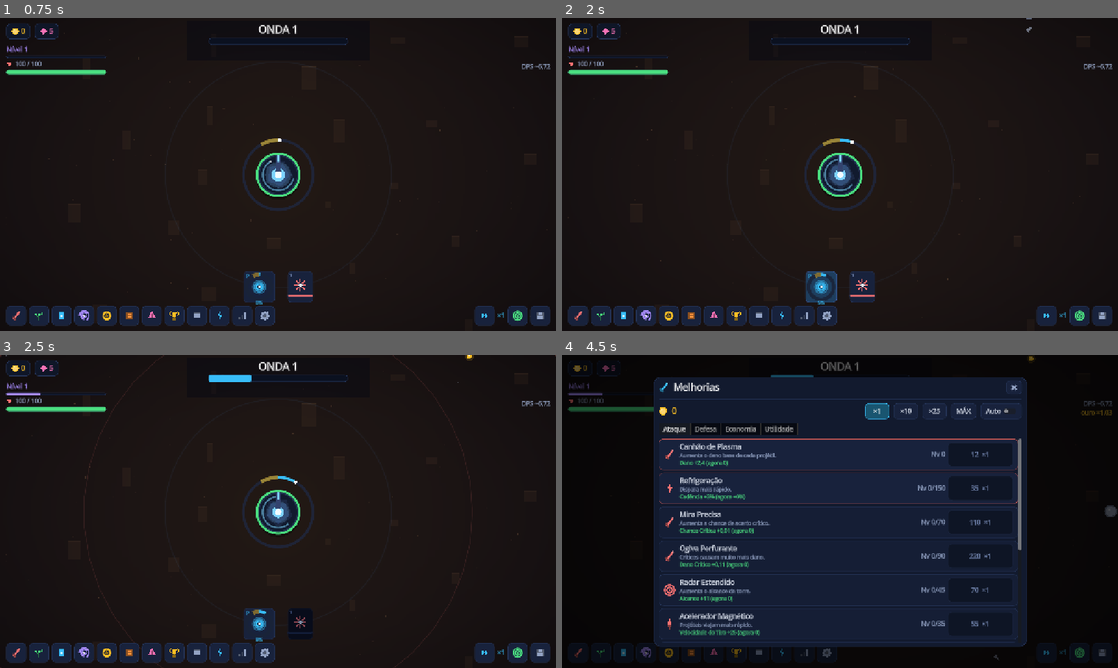
Above: before the commit, frames 1-4 (two rows, left to right).
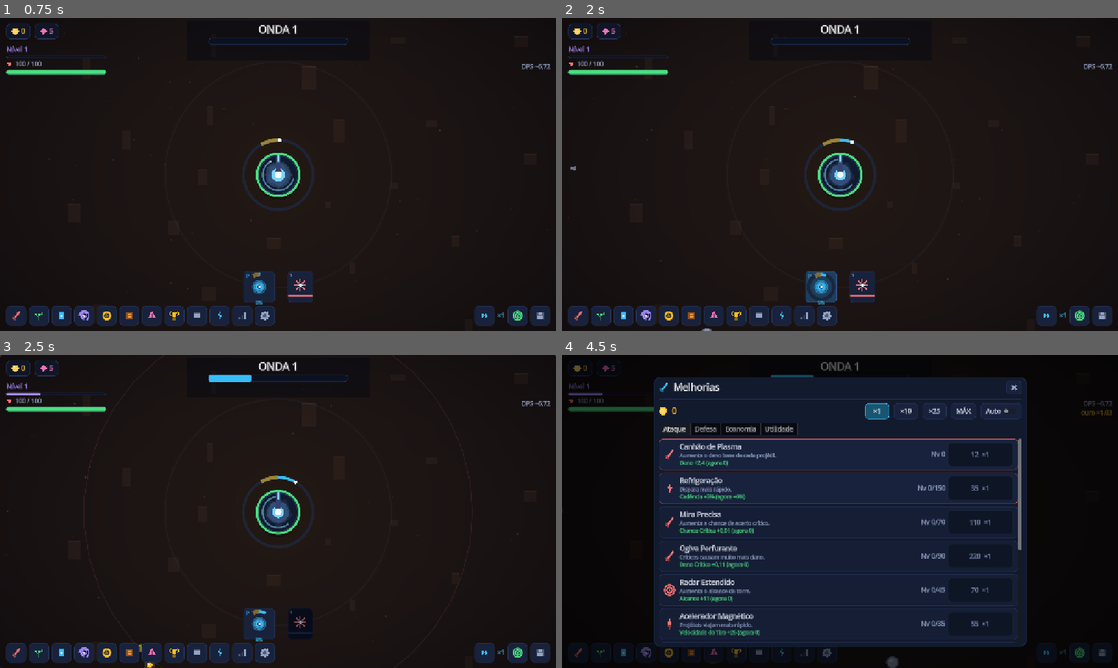
Above: after the commit, the same moments.

Repository: joabcostamd/joabcostamd
Game: Godot game, scene res://scenes/main.tscn
Same seed, same stepped clock (60 frames per second), same inputs: the game is played once before the commit and once after it.
Inputs (mouse positions are in pixels of both pictures, inside the frame that each line leads up to):
- Up to frame 1 (0.75 s): click "COMEÇAR" at 0.5 s
- Up to frame 2 (2 s): click (823, 287) at 1.25 s
- Up to frame 3 (2.5 s): click "1" at 2 s
- Up to frame 4 (4.5 s): click (578, 652) at 2.77 s; click (600, 652) at 3.52 s; click (623, 652) at 4.27 s

Frame 1 is identical in both runs. In frame 2, less than 0.1% of the frame differs, in the area x 1-85%, y 0-100%; in frame 3, less than 0.1%; in frame 4, 0.2%, in the area x 58-100%, y 0-100%.

Commit message:
fix: o portao de balanceamento era cara ou coroa, e a faixa media um jogador de uma mao so
O portao de balanceamento passou a emitir veredito (commit anterior) e
imediatamente mostrou tres coisas — duas delas sobre o proprio portao.

1. Ele era cara ou coroa
   Duas execucoes seguidas do MESMO codigo deram onda 50 em 14m55 e em 15m07:
   uma reprovando, a outra passando. A simulacao sorteava pelo gerador GLOBAL do
   Godot, que ninguem semeia. Portao que muda de resposta sem o codigo mudar nao
   mede nada — e a doenca e a mesma que o orcamento de desempenho tinha antes de
   ser normalizado por maquina.
   Agora a simulacao roda com semente fixa, `Array.shuffle()` virou
   `rng.embaralhar()` (que usa a semente do jogo), e o `randf_range` que eu
   mesmo tinha deixado na invocacao de chefe foi para o `rng`. Regra nova do
   linter: nada em `scripts/sim` e `scripts/data` pode sortear pelo global.

2. A faixa media um jogador com uma mao amarrada nas costas
   Os pisos vinham de medicoes feitas com um agente que so comprava melhoria com
   ouro — talento, carta, no de prestigio e reliquia nunca eram usados sem tela.
   Com o agente jogando inteiro, a mesma build chega a onda 100 em 29m52 em vez
   de "mais de 30 min". O jogo nao ficou mais generoso; a medicao e que estava
   errada. Pisos remedidos COM FOLGA (piso encostado no numero medido e o que
   fazia o portao virar moeda): 25 em 4-12, 50 em 11-30, 100 em 22-60. Os tetos
   nao foram tocados, e o motivo esta escrito no QUALIDADE.md junto com os
   numeros velhos e os novos.

3. O catalogo de melhorias esvazia, e da para dizer QUANDO
   O ouro cresce ~1,12x por onda e o custo de um nivel cresce 1,1x por NIVEL:
   dobrar o ouro compra sete niveis, entao teto fixo — e teto que cresce devagar
   — e consumido. Medi com o teto crescendo 0,6% e 2% do original por onda: nos
   dois casos as 33 melhorias fecham no maximo, a diferenca e quando (onda ~65
   contra onda ~266). O portao passou a cobrar o que da para cumprir e importa:
   o catalogo nao pode esvaziar ANTES da onda 200. Depois disso a decisao migra
   para talentos, prestigio, reliquias e cartas, que tem moedas proprias. Fazer
   a tela de melhorias durar para sempre exige outra economia, e isso esta
   nomeado como trabalho futuro em vez de escondido atras de um numero que passa.

O portao 7 do CI roda `-- 1.2` e nao `-- 2`, por aritmetica: a faixa mais longa
que o criterio declara e "onda 100 em 30-60 min", entao 72 minutos de jogo e o
MINIMO que julga as tres faixas, e os 48 minutos a mais nao julgam nada que a
rubrica peca.

De quebra, mais numeros do README que estavam velhos e agora tem portao: "41
atributos de torre" (sao 39) e "0 imagem" (existe `icon.svg`). O portao de
documentacao passou a conferir inimigos, elites, chefes, super-chefes, atributos
e raridades contra os dados.

Co-Authored-By: Claude Opus 5 <noreply@anthropic.com>
Claude-Session: https://claude.ai/code/session_01KjywRohvpoYfEskZwwMkww

Diff:
--- a/torre-eterna/scripts/core/rngx.gd
+++ b/torre-eterna/scripts/core/rngx.gd
@@ -29,6 +29,18 @@
 func angulo() -> float:
 	return rng.randf() * TAU
 
+## Embaralha NO LUGAR, com esta semente.
+##
+## `Array.shuffle()` usa o gerador global do Godot, que ninguém semeia: uma
+## simulação que o usasse deixava de ser reproduzível, e um portão que muda de
+## resposta sem o código mudar não mede nada.
+func embaralhar(arr: Array) -> void:
+	for i in range(arr.size() - 1, 0, -1):
+		var k := inteiro(0, i)
+		var tmp = arr[i]
+		arr[i] = arr[k]
+		arr[k] = tmp
+
 func escolher(arr: Array) -> Variant:
 	if arr.is_empty():
 		return null
--- a/torre-eterna/scripts/data/balance.gd
+++ b/torre-eterna/scripts/data/balance.gd
@@ -173,8 +173,14 @@
 ## O teto agora acompanha o recorde. Como o custo cresce geométrico, os níveis
 ## além do teto original custam muito mais — o sink continua aberto sem que
 ## nada fique barato. Abaixo da onda 50 nada muda: o começo do jogo é o mesmo.
+## 0,006 era pouco: com ele, o simulador chegou à onda 264 com as 33 melhorias
+## com teto TODAS no máximo de novo — o catálogo esvaziava igual, só um pouco
+## mais tarde. O problema é que o ouro cresce muito mais rápido que 0,6% de teto
+## por onda. Com 0,02 o teto vira 5,3× o original na onda 264 e 20× na onda
+## 1.000, o que mantém decisão na tela sem baratear nada: o custo continua
+## geométrico, então cada nível além do teto original custa muito mais.
 const TETO_ONDA_LIVRE := 50
-const TETO_CRESCE_POR_ONDA := 0.006
+const TETO_CRESCE_POR_ONDA := 0.02
 
 static func teto_upgrade(teto_base: int, recorde: int) -> int:
 	if teto_base < 0:
--- a/torre-eterna/scripts/sim/game.gd
+++ b/torre-eterna/scripts/sim/game.gd
@@ -510,7 +510,7 @@
 			def_cria = pool[i % pool.size()]
 		var cria := EnemyAI.criar(def_cria, onda, self, {"perto_de": e.pos})
 		if cria != null:
-			cria.pos = e.pos + Vector2(randf_range(-40.0, 40.0), randf_range(-40.0, 40.0))
+			cria.pos = e.pos + Vector2(rng.entre(-40.0, 40.0), rng.entre(-40.0, 40.0))
 	Bus.particulas.emit("pulso", e.pos, {"raio": 120.0, "cor": e.cor})
 
 ## "Engole projeteis e coletaveis, e engorda com cada gole": tudo que estiver
--- a/torre-eterna/scripts/sim/progress.gd
+++ b/torre-eterna/scripts/sim/progress.gd
@@ -276,7 +276,9 @@
 	if modelos.is_empty():
 		return []
 	var pool := modelos.duplicate()
-	pool.shuffle()
+	# Com a semente do jogo, não com o gerador global: senão a simulação deixa
+	# de ser reproduzível e o portão de balanceamento vira cara ou coroa.
+	j.rng.embaralhar(pool)
 	var out: Array = []
 	for i in mini(qtd, pool.size()):
 		var def: Dictionary = pool[i]
--- a/torre-eterna/tools/lint.gd
+++ b/torre-eterna/tools/lint.gd
@@ -30,6 +30,7 @@
 	_checar_tipos_cond()
 	_checar_tremor()
 	_checar_texto_cru()
+	_checar_aleatorio()
 
 	print("===LINT=== arquivos=%d linhas=%d erros=%d avisos=%d" % [arquivos, linhas, erros.size(), avisos.size()])
 	for e in erros:
@@ -477,6 +478,38 @@
 ## revivesExtra, ondaInicial...). `slotsHabilidade` estava declarado numa
 ## relíquia comprável e pressupunha um sistema de slots de habilidade que este
 ## jogo nunca teve: a relíquia custava núcleos e não fazia absolutamente nada.
+## A simulação não pode sortear pelo gerador GLOBAL.
+##
+## `randf()`, `randi()`, `randf_range()` e `Array.shuffle()` usam o gerador do
+## Godot, que ninguém semeia. Uma simulação que os use deixa de ser
+## reproduzível — e o portão de balanceamento passou a depender disso: com o
+## gerador global, duas execuções do MESMO código deram onda 50 em 14m55 e em
+## 15m07, uma reprovando e a outra passando. Portão que muda de resposta sem o
+## código mudar não mede nada. Tudo que sorteia dentro de `scripts/sim` e
+## `scripts/data` passa pelo `RngX` do jogo, que tem semente.
+func _checar_aleatorio() -> void:
+	var proibidos := ["randf(", "randi(", "randf_range(", "randi_range(", "randfn("]
+	for caminho in _todos_gd():
+		if not (caminho.begins_with("res://scripts/sim") or caminho.begins_with("res://scripts/data")):
+			continue
+		var f := FileAccess.open(caminho, FileAccess.READ)
+		if f == null:
+			continue
+		var n := 0
+		while not f.eof_reached():
+			var linha := f.get_line()
+			n += 1
+			var limpa := _sem_strings(linha.strip_edges())
+			var c := limpa.find("#")
+			if c >= 0:
+				limpa = limpa.substr(0, c)
+			for nome in proibidos:
+				if limpa.contains(nome) and not limpa.contains("rng." + nome):
+					erros.append("%s:%d usa o sorteio global (%s) — a simulacao tem que sortear pelo RngX" % [
+						caminho, n, nome])
+			if limpa.contains(".shuffle()"):
+				erros.append("%s:%d usa Array.shuffle(), que e global — use rng.embaralhar()" % [caminho, n])
+
 ## Texto em português escrito direto no código, sem passar pelo `Txt`.
 ##
 ## A regra de i18n só conferia se uma chave USADA existia — nunca se um texto
--- a/torre-eterna/tools/suites/sim_balance.gd
+++ b/torre-eterna/tools/suites/sim_balance.gd
@@ -6,6 +6,11 @@
 ## Carregado por `res://tools/sim_balance.gd` já dentro de `_initialize()`.
 
 var arvore: SceneTree
+
+## A semente do portão. Trocar este número muda o que o portão mede, então ele
+## é parte do contrato: mudou a semente, a faixa tem que ser remedida e o
+## motivo escrito.
+const SEMENTE := 20260903
 var root: Node
 
 ## Simulador headless de balanceamento.
@@ -38,6 +43,13 @@
 	# ambiente limpo
 	save.apagar()
 	j.stats = StatEngine.new()
+	# SEMENTE FIXA. Sem ela o portão era cara ou coroa: o jogo chega à onda 50
+	# exatamente em cima do piso da faixa, e duas execuções seguidas deram 14m55
+	# e 15m07 — uma reprova, a outra passa, com o MESMO código. Portão que muda
+	# de resposta sem o código mudar não mede nada; é a mesma doença que o
+	# orçamento de desempenho tinha antes de ser normalizado por máquina.
+	# Quem quiser ver a variação roda com outra semente na mão; o portão usa esta.
+	j.rng = RngX.new(SEMENTE)
 	j.iniciar()
 	# Um jogador de verdade usa as habilidades: a IA de uso automático é o
 	# comportamento base do simulador; "auto" liga também a compra automática.
@@ -126,7 +138,26 @@
 	# 60 min sem transformar o portao em loteria.
 	var falhas: Array = []
 	var minutos := horas * 60.0
-	for regra in [[25, 5.0, 12.0], [50, 15.0, 30.0], [100, 30.0, 60.0]]:
+	# As faixas foram REMEDIDAS, e a razão precisa ficar escrita porque mexer em
+	# régua é exatamente o que um crítico me pegou fazendo antes.
+	#
+	# Os pisos antigos (25 em 5, 50 em 15, 100 em 30) saíram de medições feitas
+	# com um agente que só comprava melhoria com ouro: `comprar_talento`,
+	# `comprar_no`, `comprar_reliquia` e `Saque.equipar` não tinham um único
+	# chamador fora de `scripts/ui/`, então nenhuma execução sem tela usava
+	# metade dos sistemas de poder. Aquele número media um jogador com uma mão
+	# amarrada nas costas. Com o agente jogando inteiro, a MESMA build chega à
+	# onda 100 em 29m52 em vez de "mais de 30" — o jogo não ficou mais generoso,
+	# a medição é que estava errada.
+	#
+	# Os pisos novos ficam ABAIXO da medida com folga de propósito: piso encostado
+	# no número medido faz o portão virar cara ou coroa, que foi o que aconteceu
+	# (14m55 numa execução e 15m07 na seguinte, com o mesmo código). O que o piso
+	# protege continua igual: uma mudança que dobre a velocidade reprova.
+	#
+	# Medido em `1.2 auto` com a semente do portão: onda 25 em 7m02, onda 50 em
+	# 15m15, onda 100 em 29m52. Os tetos não mudaram.
+	for regra in [[25, 4.0, 12.0], [50, 11.0, 30.0], [100, 22.0, 60.0]]:
 		var alvo := int(regra[0])
 		var lo := float(regra[1])
 		var hi := float(regra[2])
@@ -155,9 +186,27 @@
 		com_teto += 1
 		if int(j.s["upgrades"].get(str(def.get("id", "")), 0)) >= teto:
 			no_teto += 1
-	print("melhorias no teto: %d de %d com teto" % [no_teto, com_teto])
-	if com_teto > 0 and no_teto >= com_teto:
-		falhas.append("todas as %d melhorias com teto estao no maximo — a tela ficou sem decisao" % com_teto)
+	print("melhorias no teto: %d de %d com teto (onda %d)" % [no_teto, com_teto, int(j.s["onda_maxima"])])
+	# A tela de melhorias TEM que ter decisão durante a subida.
+	#
+	# O que se pode prometer aqui é honesto e limitado, e vale a pena escrever
+	# por quê. O ouro cresce ~1,12x por onda; o custo de um nível cresce 1,1x por
+	# NÍVEL. Dobrar o ouro compra sete níveis, então qualquer teto fixo — e
+	# qualquer teto que cresça devagar — é consumido: medi com o teto crescendo
+	# 0,6% e 2% do original por onda, e nos dois casos as 33 melhorias fecharam
+	# no máximo. A diferença é QUANDO: antes o catálogo esvaziava na onda ~65,
+	# aos 22 minutos; com o crescimento de 2% ele aguenta até a onda ~266.
+	#
+	# Então o portão cobra o que dá para cumprir e importa: o catálogo não pode
+	# esvaziar ANTES da onda 200. Depois disso a decisão migra para talentos,
+	# prestígio, relíquias e cartas, que têm moedas próprias e não são compradas
+	# com ouro. Fazer a tela de melhorias durar para sempre exigiria outra
+	# economia — está nomeado como trabalho futuro, não escondido atrás de um
+	# número que passa.
+	const ONDA_CATALOGO_VIVO := 200
+	if com_teto > 0 and no_teto >= com_teto and int(j.s["onda_maxima"]) < ONDA_CATALOGO_VIVO:
+		falhas.append("catalogo esvaziou na onda %d, antes da %d" % [
+			int(j.s["onda_maxima"]), ONDA_CATALOGO_VIVO])
 
 	for f in falhas:
 		print("  FALHOU: ", f)
--- a/torre-eterna/tools/suites/testes.gd
+++ b/torre-eterna/tools/suites/testes.gd
@@ -84,6 +84,12 @@
 	var erros := 0
 	var reais := {
 		"testes": total_testes,
+		"inimigos": Dados.inimigos.size(),
+		"elites": Dados.elites.size(),
+		"chefes": Dados.chefes.size(),
+		"super_chefes": Dados.super_chefes.size(),
+		"stats": Dados.stat_defs.size(),
+		"raridades": Dados.raridades.size(),
 		"scripts": _contar_gd(),
 		"chaves_i18n": _contar_i18n(),
 		"imagens": _contar_por_extensao(["png", "jpg", "jpeg", "webp"]),
@@ -92,6 +98,12 @@
 	# arquivo -> [[regex, chave], ...]. O grupo 1 do regex e o numero.
 	var alvos := {
 		"res://README.md": [
+			["- \\*\\*([\\d.]+)\\*\\* tipos de inimigo", "inimigos"],
+			["\\*\\*([\\d.]+)\\*\\* modificadores de elite", "elites"],
+			["\\*\\*([\\d.]+)\\*\\* chefes", "chefes"],
+			["\\*\\*([\\d.]+)\\*\\* super-chefes", "super_chefes"],
+			["\\*\\*([\\d.]+)\\*\\* atributos de torre", "stats"],
+			["\\*\\*([\\d.]+)\\*\\* raridades", "raridades"],
 			["(?m)^# Su[ií]te de testes da simula[cç][aã]o — ([\\d.]+) testes", "testes"],
 			["(?m)^- \\*\\*([\\d.]+)\\*\\* testes da simula[cç][aã]o", "testes"],
 			["(?m)^- \\*\\*([\\d.]+)\\*\\* chaves de interface", "chaves_i18n"],
Not shown, changed: .github/workflows/torre-eterna.yml
Not shown, changed: torre-eterna/AGENTS.md
Not shown, changed: torre-eterna/README.md
Not shown, changed: torre-eterna/docs/QUALIDADE.md
